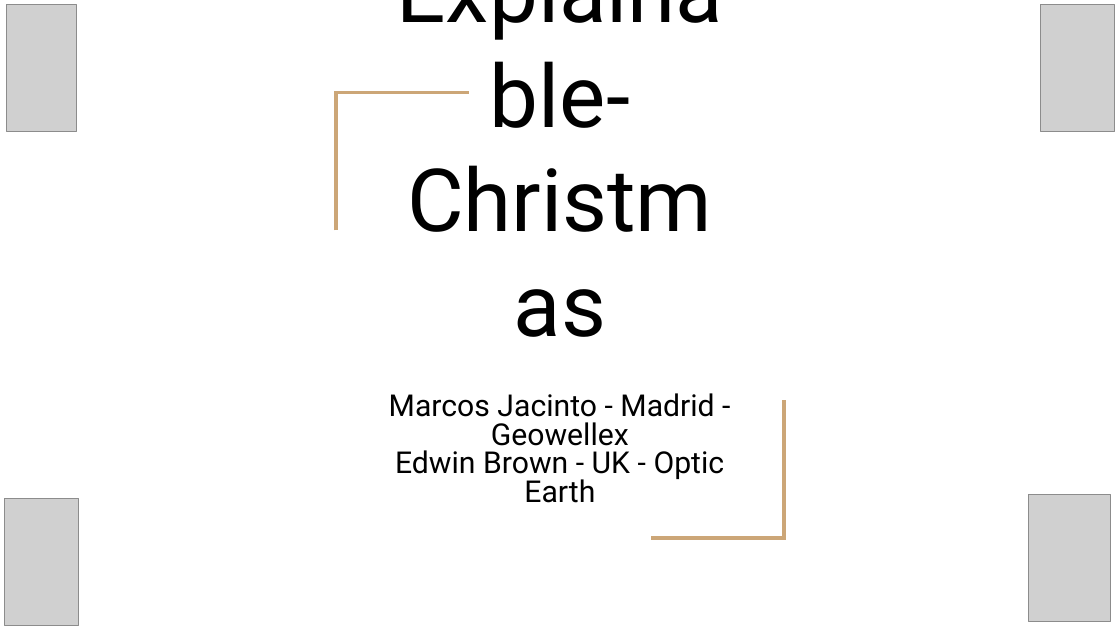
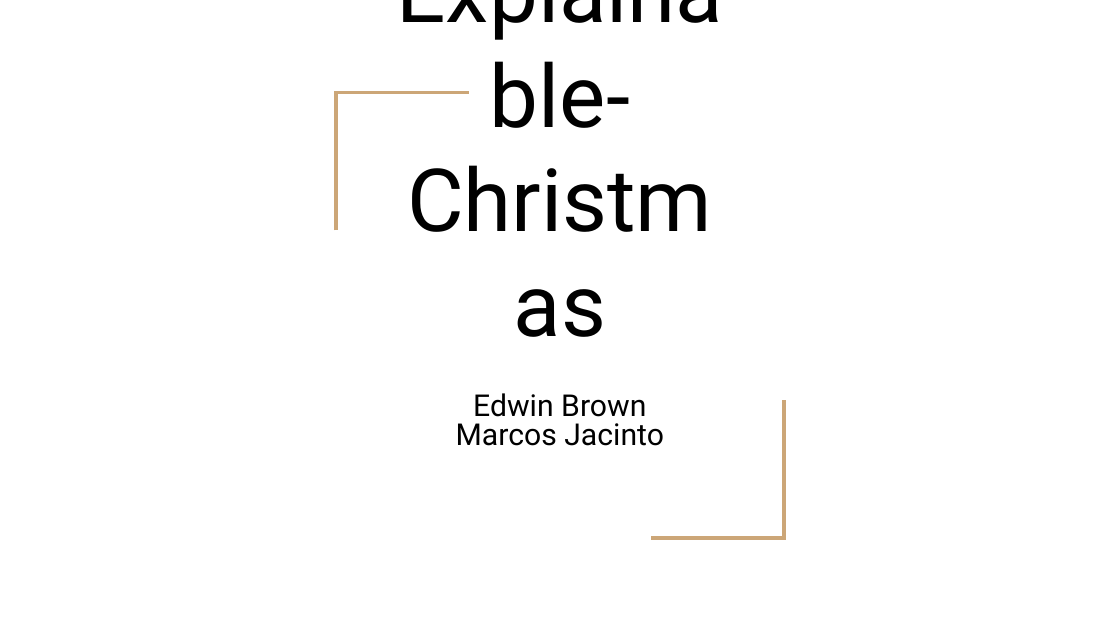
Before and after one commit to EdwinB12/Explainable-Christmas, a slide deck: slide 1 of Presentations/EAGE_Hackathon_2022_Explainable_Christmas.pptx. Drawn at 1120x630 pixels with LibreOffice and Linux fonts; fonts in the diff are those of the drawing; grey boxes stand for pictures. Boxes give left, top, right and bottom in pixels: in the first picture for what was removed or moved away, otherwise in the second. Text is boxed around its words. In the diff, an @@ line names an element or a change of style, - is before the commit and + after.

```diff
--- a/Presentations/EAGE_Hackathon_2022_Explainable_Christmas.pptx
+++ b/Presentations/EAGE_Hackathon_2022_Explainable_Christmas.pptx
@@ picture removed at (7, 4, 76, 131) @@
@@ picture removed at (1040, 4, 1114, 131) @@
@@ subtitle at (456, 393, 664, 446): text changed @@
-Marcos Jacinto - Madrid - Geowellex
-Edwin Brown - UK - Optic Earth
+Edwin Brown
+Marcos Jacinto
@@ picture removed at (4, 498, 78, 625) @@
@@ picture removed at (1028, 495, 1111, 622) @@
```
Also in this commit, not shown: 9 other slides changed, 9 slides added, 2 slides removed, 8 other files.
